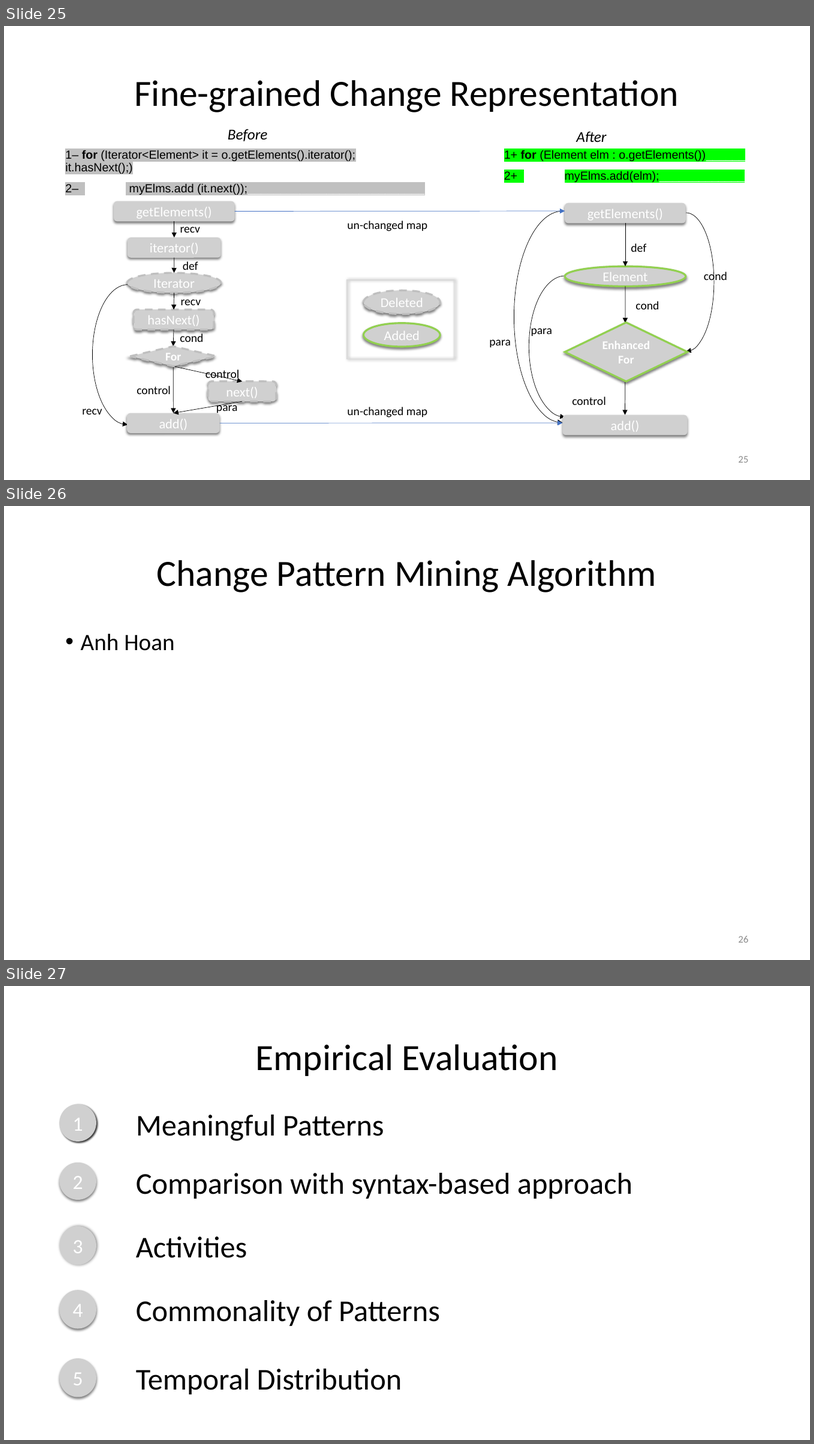
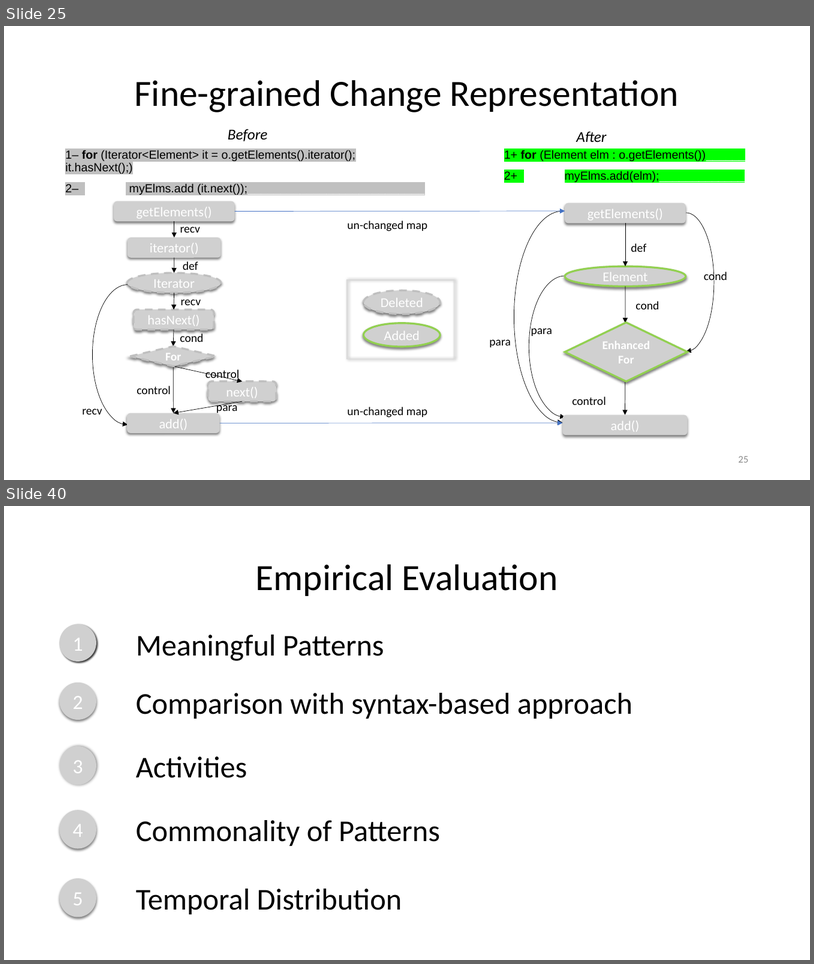
Before and after one commit to nguyenhoan/CPatMiner, a slide deck: CPatMiner_2.pptx. Shown one above the other, each under a label of ours: slides 25, 26 and 27 before the commit, slides 25 and 40 after it; the slides between them are not shown. The pictures are 814x1444 and 814x964 pixels, drawn with LibreOffice and Linux fonts; fonts in the diff are those of the drawing; grey boxes stand for pictures. Boxes give left, top, right and bottom in pixels: in the first picture for what was removed or moved away, otherwise in the second. Text is boxed around its words. In the diff, an @@ line names an element or a change of style, - is before the commit and + after.

Commit message:
add change graph mining

```diff
--- a/CPatMiner_2.pptx
+++ b/CPatMiner_2.pptx
@@ slide 26 removed at [4, 506, 810, 960], background #FFFFFF @@
@@ title removed at [157, 560, 656, 592] @@
-Change Pattern Mining Algorithm
@@ text removed at [81, 633, 174, 651] @@
-• Anh Hoan
@@ page number removed at [738, 936, 749, 942] @@
-26
@@ what was slide 27 is now slide 40 @@
```
Also in this commit, not shown: 14 slides added.
